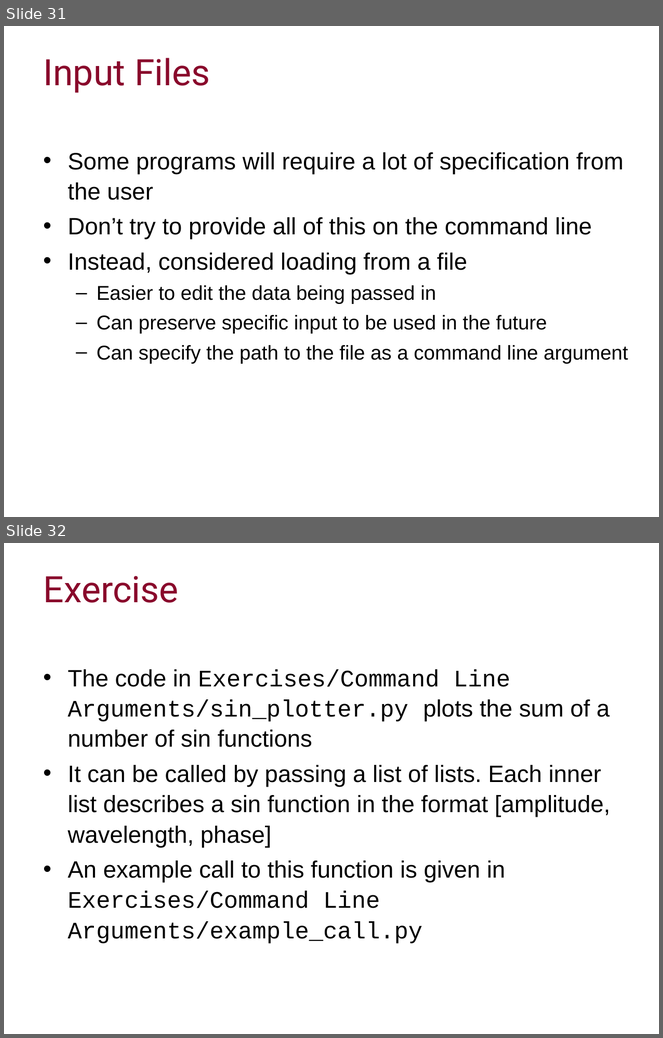
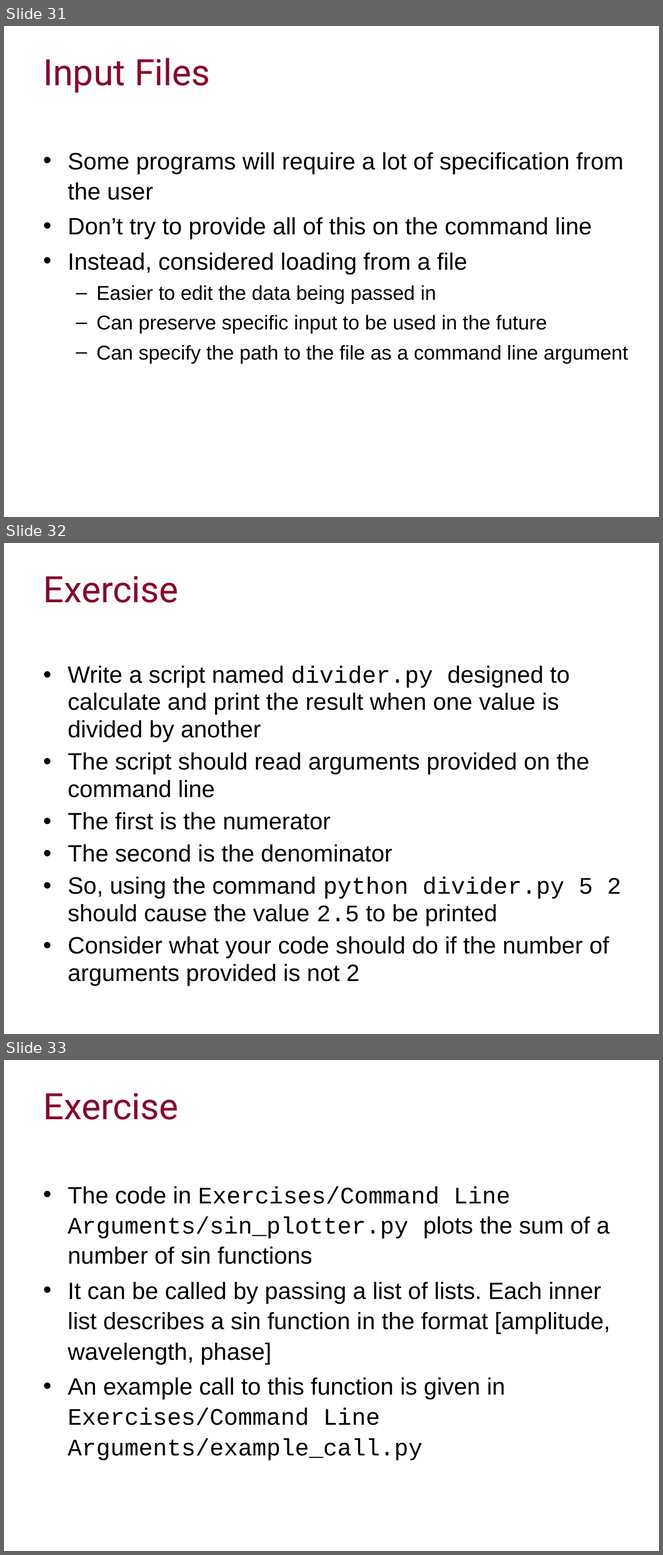
Before and after one commit to ImperialCollegeLondon/RCDS-managing-and-running-python-effectively, a slide deck: Managing and Running Python Effectively.pptx. Shown one above the other, each under a label of ours: slides 31 and 32 before the commit, slides 31, 32 and 33 after it. The pictures are 663x1038 and 663x1555 pixels, drawn with LibreOffice and Linux fonts; fonts in the diff are those of the drawing; background and template pictures are left out. Boxes give left, top, right and bottom in pixels: in the first picture for what was removed or moved away, otherwise in the second. Text is boxed around its words. In the diff, an @@ line names an element or a change of style, - is before the commit and + after.

Commit message:
New command line arguments exercise

```diff
--- a/Managing and Running Python Effectively.pptx
+++ b/Managing and Running Python Effectively.pptx
@@ slide 32 added at (4,543,659,1034), background #FFFFFF @@
@@ title added at (43,576,179,603), 40 pt, text #89092B @@
+Exercise
@@ text added at (68,666,621,987), 26 pt, text #000000 @@
+• Write a script named divider.py designed to calculate and print the result when one value is divided by another
+• The script should read arguments provided on the command line
+• The first is the numerator
+• The second is the denominator
+• So, using the command python divider.py 5 2 should cause the value 2.5 to be printed
+• Consider what your code should do if the number of arguments provided is not 2
@@ what was slide 32 is now slide 33 @@
```
Also in this commit, not shown: 14 other files.
